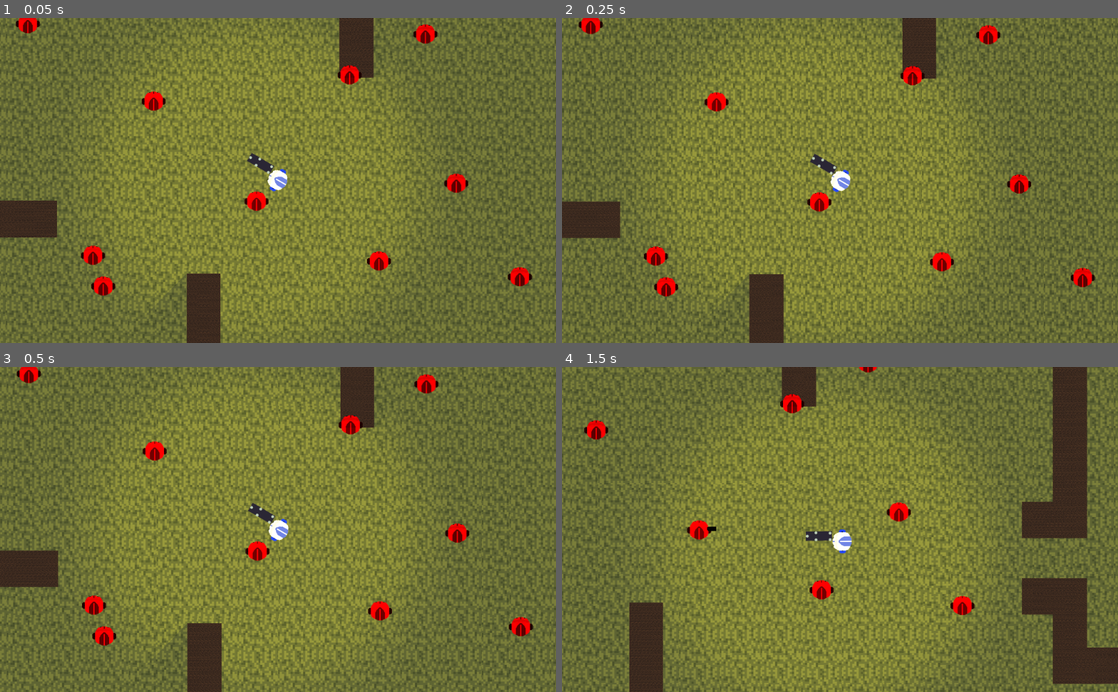
Above: before the commit, frames 1-4 (two rows, left to right).
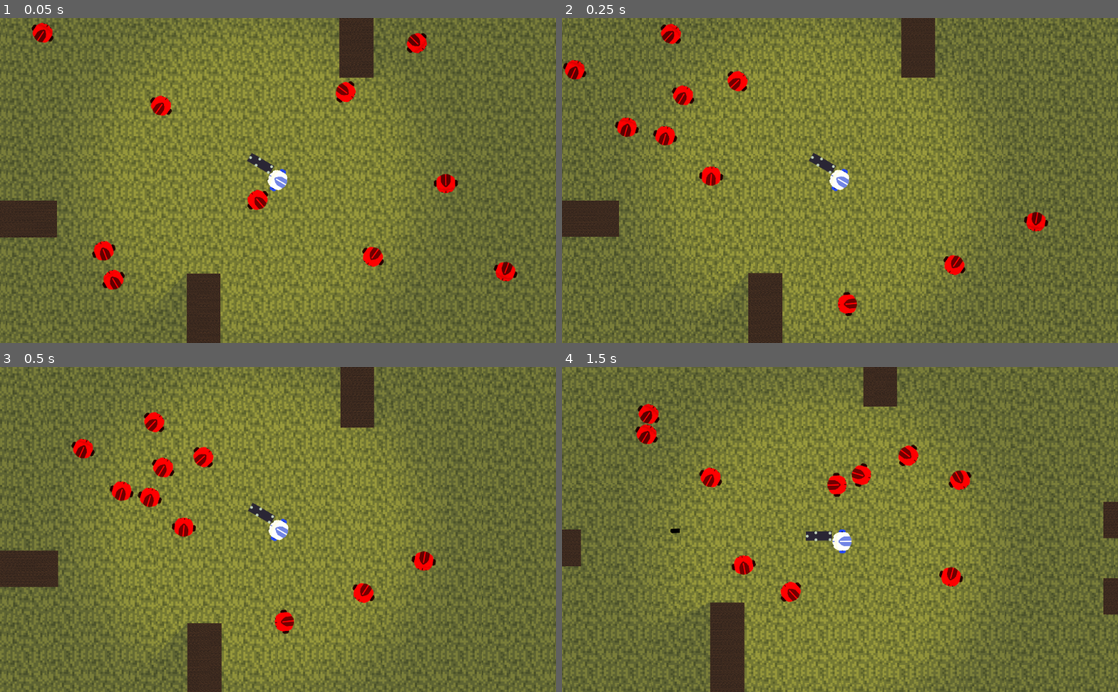
Above: after the commit, the same moments.

Repository: mikolajlubiak/hotroyal
Game: Godot game, scene res://Main.tscn
Two runs of this game, one before a commit and one after it. Both use one fixed random seed, a clock stepped at 60 frames per second and the inputs below.
Inputs (mouse positions are in pixels of both pictures, inside the frame that each line leads up to):
- Up to frame 1 (0.05 s): no input
- Up to frame 2 (0.25 s): no input
- Up to frame 3 (0.5 s): no input
- Up to frame 4 (1.5 s): move the mouse to (962, 513) at 0.52 s; hold D (ui_right) 0.53-1.28 s; click (962, 513) at 0.6 s; move the mouse to (728, 545) at 1.27 s; hold S (ui_down) from 1.28 s (still down); click (728, 545) at 1.35 s

The runs differ from the first frame. In frame 1, 2.8% of the frame differs, in the area x 2-96%, y 0-86%; in frame 2, 25%; in frame 3, 3.8%; in frame 4, 29%, in the area x 0-100%, y 0-100%.
Error before the commit: Parse Error: Unexpected token: Identifier:spawn (res://Enemy.gd:20)

Commit message:
cos

Diff:
--- a/Enemy.gd
+++ b/Enemy.gd
@@ -11,21 +11,17 @@
 	look_at(Player.position)
 	move_and_collide(motion)
 
-func spawn():
-	var rand = RandomNumberGenerator.new()
-	var enemyscene = load("res://Enemy.tscn")
-	var screen_size = get_viewport().get_visible_rect().size
-	var enemy = enemyscene.instance()
-
-spawn()
-
 func _on_Area2D_body_entered(body):
 	if "Bullet" in body.name:
-	queue_free()
-	rand.randomize()
-	var x = rand.randf_range(0, screen_size.x)
-	rand.randomize()
-	var y = rand.randf_range(0, screen_size.y)
-	enemy.position.y = y
-	enemy.position.x = x
-	add_child(enemy)
+		queue_free()
+		var rand = RandomNumberGenerator.new()
+		var enemyscene = load("res://Enemy.tscn")
+		var screen_size = get_viewport().get_visible_rect().size
+		var enemy = enemyscene.instance()
+		rand.randomize()
+		var x = rand.randf_range(0, screen_size.x)
+		rand.randomize()
+		var y = rand.randf_range(0, screen_size.y)
+		enemy.position.y = y
+		enemy.position.x = x
+		add_child(enemy)
